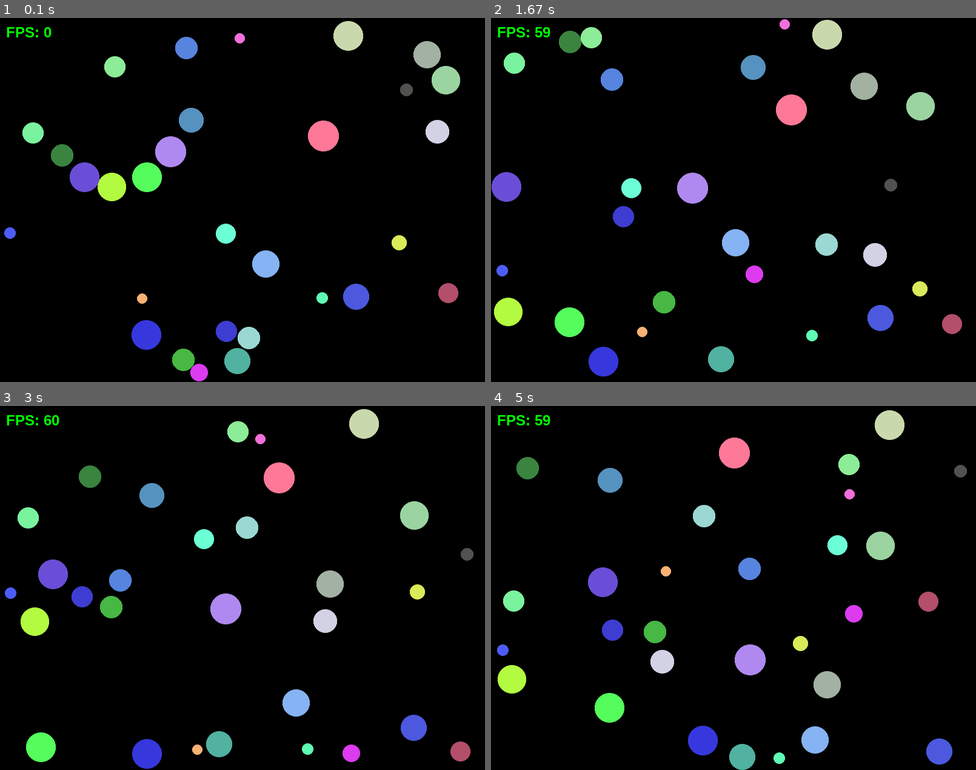
Above: before the commit, frames 1-4 (two rows, left to right).
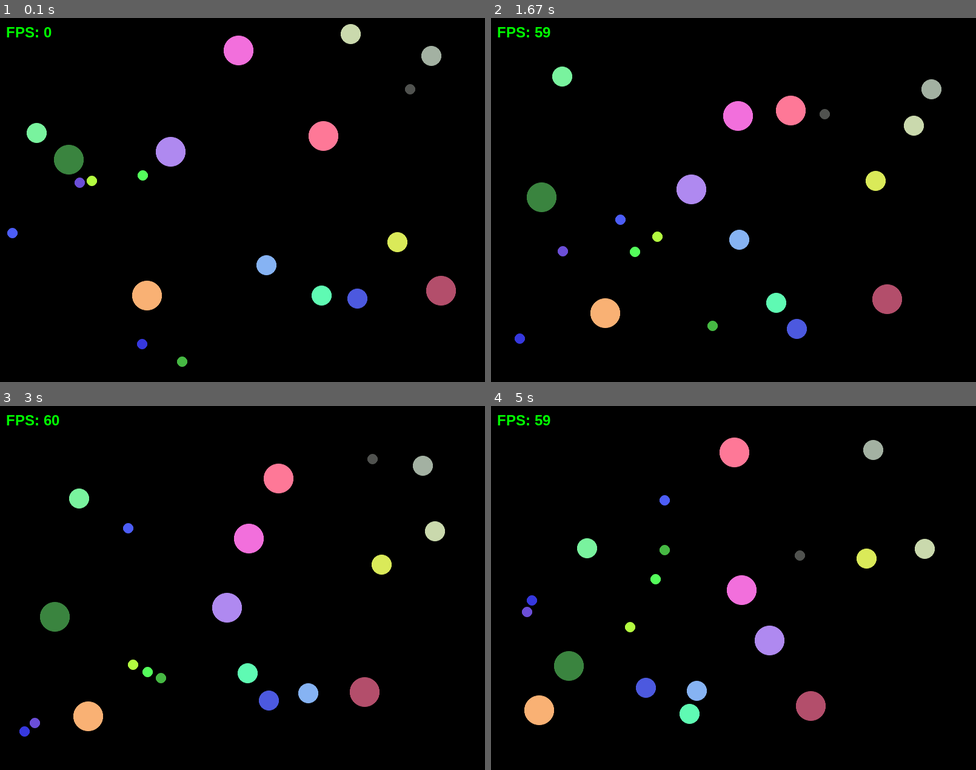
Above: after the commit, the same moments.

Repository: JustinDCosta/lab10-updated-pygame
Game: pygame game, started from main.py
Same seed, same stepped clock (60 frames per second), same inputs: the game is played once before the commit and once after it.
Inputs:
- Up to frame 1 (0.1 s): no input
- Up to frame 2 (1.67 s): no input
- Up to frame 3 (3 s): no input
- Up to frame 4 (5 s): no input

The runs differ from the first frame. In frame 1, 6.5% of the frame differs, in the area x 0-95%, y 0-100%; in frame 2, 9.5%; in frame 3, 9.7%; in frame 4, 11%, in the area x 1-99%, y 1-100%.

Commit message:
the updated versionfrom lab 10

Diff:
--- a/main.py
+++ b/main.py
@@ -19,11 +19,19 @@
 SCREEN_HEIGHT: int = 600
 FPS: int = 60
 
-CIRCLE_COUNT: int = 30  # Number of circles to simulate
-CIRCLE_MIN_RADIUS: int = 8
-CIRCLE_MAX_RADIUS: int = 25
-
-# Drastically reduced speeds so it looks smooth and readable
+# Circle population and size tiers used by random spawning.
+CIRCLE_COUNT: int = 20
+CIRCLE_SMALL_RADIUS: int = 8
+CIRCLE_MEDIUM_RADIUS: int = (CIRCLE_SMALL_RADIUS * 2)
+CIRCLE_BIG_RADIUS: int = (CIRCLE_SMALL_RADIUS * 3)
+CIRCLE_SIZE_OPTIONS: tuple[int, int, int] = (
+    CIRCLE_SMALL_RADIUS,
+    CIRCLE_MEDIUM_RADIUS,
+    CIRCLE_BIG_RADIUS,
+)
+CIRCLE_MAX_RADIUS: int = max(CIRCLE_SIZE_OPTIONS)
+
+# Velocity and steering caps.
 SPEED_MIN: int = 15
 SPEED_MAX: int = 40
 GLOBAL_MAX_SPEED: float = 180.0
@@ -34,32 +42,34 @@
 JITTER_ANGLE_MIN: float = -0.1
 JITTER_ANGLE_MAX: float = 0.1
 
-# Magnetic repel values
-MAGNETIC_RADIUS: float = 180.0  # How far away they detect each other
-MAGNETIC_FORCE: float = 800.0   # How hard they push away
+# Interaction tuning for repulsion/collision settling.
+MAGNETIC_RADIUS: float = 180.0
+MAGNETIC_FORCE: float = 800.0
 OVERLAP_SOLVER_PASSES: int = 8
+BASE_DAMPING_PER_60FPS_FRAME: float = 0.95
 
 
 @dataclass(slots=True)
 class Circle:
-    """Circle center position, velocity, and render color."""
+    """Represents a simulated entity with physics properties and a lifecycle."""
     x: float
     y: float
     vx: float
     vy: float
     color: tuple[int, int, int]
     radius: int
-    base_speed: float  # Normal wandering speed
-    lifespan: float    # random time before it dies
+    base_speed: float
+    lifespan: float
     max_speed: float = GLOBAL_MAX_SPEED
-    age: float = 0.0   # keeps track of how long it's been alive
+    age: float = 0.0
 
 
 def create_random_circle() -> Circle:
-    """Create one circle at a random position with random velocity."""
-    radius = random.randint(CIRCLE_MIN_RADIUS, CIRCLE_MAX_RADIUS)
-
-    # Make sure they spawn fully inside the screen
+    """Initialize a circle with randomized bounds, velocities, and lifespan."""
+    # Pick one of the explicit default size tiers instead of an arbitrary radius.
+    radius = random.choice(CIRCLE_SIZE_OPTIONS)
+
+    # Spawn within screen bounds
     x = random.randint(radius, SCREEN_WIDTH - radius)
     y = random.randint(radius, SCREEN_HEIGHT - radius)
 
@@ -70,8 +80,6 @@
     vy = random.choice([-1, 1]) * float(start_speed_y)
 
     base_speed = math.hypot(vx, vy)
-
-    # give it 30 to 180 secs to live
     lifespan = random.uniform(30.0, 180.0)
 
     color = (
@@ -84,13 +92,12 @@
 
 
 def create_circles(count: int) -> list[Circle]:
-    """Create a list of random circles."""
-    circles = [create_random_circle() for _ in range(count)]
-    return circles
+    """Generate the initial list of circle entities."""
+    return [create_random_circle() for _ in range(count)]
 
 
 def _build_spatial_grid(circles: list[Circle], cell_size: float) -> dict[tuple[int, int], list[Circle]]:
-    """partitions circles into a grid for fast neighbor lookups."""
+    """Partition circles into a spatial hash grid for O(1) local neighbor lookups."""
     grid: dict[tuple[int, int], list[Circle]] = {}
     for circle in circles:
         cell = (int(circle.x // cell_size), int(circle.y // cell_size))
@@ -101,24 +108,28 @@
 
 
 def _apply_boundary(circle: Circle) -> None:
-    # Use radius to bounce off the edges correctly
+    """Clamp positions to screen edges and invert velocity only if heading out of bounds."""
     if circle.x - circle.radius <= 0:
         circle.x = circle.radius
-        circle.vx *= -1
+        if circle.vx < 0:
+            circle.vx *= -1
     elif circle.x + circle.radius >= SCREEN_WIDTH:
         circle.x = SCREEN_WIDTH - circle.radius
-        circle.vx *= -1
+        if circle.vx > 0:
+            circle.vx *= -1
 
     if circle.y - circle.radius <= 0:
         circle.y = circle.radius
-        circle.vy *= -1
+        if circle.vy < 0:
+            circle.vy *= -1
     elif circle.y + circle.radius >= SCREEN_HEIGHT:
         circle.y = SCREEN_HEIGHT - circle.radius
-        circle.vy *= -1
+        if circle.vy > 0:
+            circle.vy *= -1
 
 
 def _clamp_position(circle: Circle) -> None:
-    """Clamp a circle to screen bounds without changing velocity."""
+    """Strictly constrain position to the screen without modifying momentum."""
     if circle.x - circle.radius <= 0:
         circle.x = circle.radius
     elif circle.x + circle.radius >= SCREEN_WIDTH:
@@ -131,7 +142,7 @@
 
 
 def _rotate_velocity(circle: Circle, angle_radians: float) -> None:
-    """Rotate a velocity vector by a small angle to create a wandering path."""
+    """Apply a rotation matrix to the velocity vector for wandering behavior."""
     new_vx = circle.vx * math.cos(angle_radians) - circle.vy * math.sin(angle_radians)
     new_vy = circle.vx * math.sin(angle_radians) + circle.vy * math.cos(angle_radians)
     circle.vx = new_vx
@@ -139,7 +150,7 @@
 
 
 def _clamp_speed(circle: Circle) -> None:
-    """Ensure the circle never exceeds its absolute maximum sprint speed."""
+    """Normalize and scale velocity if it exceeds the maximum allowed threshold."""
     speed = math.hypot(circle.vx, circle.vy)
     if speed > circle.max_speed and speed > 0:
         scale = circle.max_speed / speed
@@ -148,42 +159,45 @@
 
 
 def apply_random_trajectory_jitter(circle: Circle, dt: float) -> None:
-    """Keep movement slightly random, scaled by delta time."""
-    # scaling by dt * 60 keeps it consistent with a 60fps baseline
+    """Introduce slight random angular deviations to paths."""
     if random.random() < JITTER_CHANCE * (dt * 60.0):
         angle = random.uniform(JITTER_ANGLE_MIN, JITTER_ANGLE_MAX)
         _rotate_velocity(circle, angle)
 
 
 def _resolve_overlaps(circles: list[Circle]) -> bool:
-    """Resolve circle overlap using a spatial grid."""
+    """Detect and resolve physical overlaps using a spatial grid and proportional displacement."""
     separated_any = False
 
-    # safe cell size is roughly 2x the max radius for overlaps
     cell_size = float(CIRCLE_MAX_RADIUS * 2)
     grid = _build_spatial_grid(circles, cell_size)
 
-    # Accumulate all overlap corrections first, then apply in one pass.
-    # This avoids mutating positions while still using the old grid buckets.
+    # Accumulate corrections first, then apply in one shot at the end of the pass.
+    # This avoids mutating positions while we are still scanning neighbor pairs.
     accumulated_dx = {id(circle): 0.0 for circle in circles}
     accumulated_dy = {id(circle): 0.0 for circle in circles}
+    index_by_id = {id(circle): i for i, circle in enumerate(circles)}
 
     for circle in circles:
         cx, cy = int(circle.x // cell_size), int(circle.y // cell_size)
 
-        # check circle's cell and the 8 surrounding cells
         for dx in (-1, 0, 1):
             for dy in (-1, 0, 1):
                 neighbor_cell = (cx + dx, cy + dy)
                 if neighbor_cell in grid:
                     for other in grid[neighbor_cell]:
-                        # only check each pair once by comparing memory addresses
-                        if id(circle) >= id(other):
+                        circle_id = id(circle)
+                        other_id = id(other)
+
+                        # Prevent double-processing pairs
+                        if index_by_id[circle_id] >= index_by_id[other_id]:
                             continue
 
                         diff_x = circle.x - other.x
                         diff_y = circle.y - other.y
-                        min_distance = circle.radius + other.radius
+
+                        # Add a tiny buffer to prevent rendering artifacts on boundaries
+                        min_distance = circle.radius + other.radius + 3.0
                         distance = math.hypot(diff_x, diff_y)
 
                         if distance >= min_distance:
@@ -199,21 +213,35 @@
                             dir_y = diff_y / distance
                             overlap = min_distance - distance
 
-                        if circle.radius > other.radius:
-                            accumulated_dx[id(other)] -= dir_x * overlap
-                            accumulated_dy[id(other)] -= dir_y * overlap
-                        elif circle.radius < other.radius:
-                            accumulated_dx[id(circle)] += dir_x * overlap
-                            accumulated_dy[id(circle)] += dir_y * overlap
-                        else:
-                            half_overlap = overlap * 0.5
-                            accumulated_dx[id(circle)] += dir_x * half_overlap
-                            accumulated_dy[id(circle)] += dir_y * half_overlap
-                            accumulated_dx[id(other)] -= dir_x * half_overlap
-                            accumulated_dy[id(other)] -= dir_y * half_overlap
+                        # Calculate proportional displacement based on circle radii
+                        total_radius = circle.radius + other.radius
+                        ratio_circle = other.radius / total_radius
+                        ratio_other = circle.radius / total_radius
+
+                        accumulated_dx[circle_id] += dir_x * overlap * ratio_circle
+                        accumulated_dy[circle_id] += dir_y * overlap * ratio_circle
+                        accumulated_dx[other_id] -= dir_x * overlap * ratio_other
+                        accumulated_dy[other_id] -= dir_y * overlap * ratio_other
+
+                        # Relative velocity projected onto collision normal.
+                        rel_vx = circle.vx - other.vx
+                        rel_vy = circle.vy - other.vy
+
+                        inward_speed = rel_vx * dir_x + rel_vy * dir_y
+
+                        # Only apply bounce response when bodies are closing in.
+                        if inward_speed < 0:
+                            # 2.0 gives a strong rebound feel for this visual simulation.
+                            bounce_factor = 2.0
+
+                            circle.vx -= dir_x * inward_speed * ratio_circle * bounce_factor
+                            circle.vy -= dir_y * inward_speed * ratio_circle * bounce_factor
+                            other.vx += dir_x * inward_speed * ratio_other * bounce_factor
+                            other.vy += dir_y * inward_speed * ratio_other * bounce_factor
 
                         separated_any = True
 
+    # Apply positional corrections simultaneously
     for circle in circles:
         cid = id(circle)
         circle.x += accumulated_dx[cid]
@@ -224,24 +252,24 @@
 
 
 def _stabilize_positions(circles: list[Circle]) -> None:
-    """Iteratively separate overlaps and re-clamp to the screen bounds."""
+    """Iteratively separate overlaps without modifying standard velocity."""
+    # Multiple short passes are more stable than one large positional correction.
     for _ in range(OVERLAP_SOLVER_PASSES):
         changed = _resolve_overlaps(circles)
         for circle in circles:
-            _apply_boundary(circle)
+            _clamp_position(circle)
         if not changed:
             break
 
 
 def apply_magnetic_repel(circles: list[Circle], dt: float) -> None:
-    """Make smaller circles flee from larger ones using a spatial grid."""
+    """Apply continuous avoidance forces based on proximity and relative size."""
     if len(circles) < 2:
         return
 
     grid = _build_spatial_grid(circles, MAGNETIC_RADIUS)
     check_radius_sq = MAGNETIC_RADIUS * MAGNETIC_RADIUS
 
-    # Map circle id to accumulated force components
     force_x = {id(c): 0.0 for c in circles}
     force_y = {id(c): 0.0 for c in circles}
     is_repelled = {id(c): False for c in circles}
@@ -271,15 +299,16 @@
 
                         dir_x = diff_x / distance
                         dir_y = diff_y / distance
-                        strength = (proximity ** 2) * MAGNETIC_FORCE
-
-                        # Apply repel force based on size relationship
-                        if circle.radius <= other.radius:
-                            force_multiplier = 2.0 if circle.radius < other.radius else 1.0
-                            force_x[id(circle)] += dir_x * strength * force_multiplier
-                            force_y[id(circle)] += dir_y * strength * force_multiplier
+
+                        # Hierarchical avoidance: ONLY smaller circles flee from bigger ones.
+                        # Same-sized circles will ignore this and physically collide instead.
+                        if circle.radius < other.radius:
+                            strength = (proximity ** 2) * MAGNETIC_FORCE * 2.0
+                            force_x[id(circle)] += dir_x * strength
+                            force_y[id(circle)] += dir_y * strength
                             is_repelled[id(circle)] = True
 
+    # Integrate forces to velocity; circles with no nearby threats drift back toward base speed.
     for circle in circles:
         cid = id(circle)
         if is_repelled[cid]:
@@ -288,28 +317,44 @@
         else:
             current_speed = math.hypot(circle.vx, circle.vy)
             if current_speed > circle.base_speed:
-                circle.vx *= 0.95
-                circle.vy *= 0.95
+                damping = BASE_DAMPING_PER_60FPS_FRAME ** (dt * 60.0)
+                circle.vx *= damping
+                circle.vy *= damping
 
         _clamp_speed(circle)
 
 
 def lifecycle_system(circles: list[Circle], dt: float) -> None:
-    """Handle aging and rebirth of circles."""
+    """Handle aging and respawning of entities."""
     for i in range(len(circles)):
         circles[i].age += dt
         if circles[i].age >= circles[i].lifespan:
-            # Replace expired circle with a new one
             circles[i] = create_random_circle()
 
 
 def force_system(circles: list[Circle], dt: float) -> None:
-    """calculate and apply continuous forces like magnetism."""
+    """Calculate and apply continuous acceleration forces to entities."""
     apply_magnetic_repel(circles, dt)
 
+    # Apply boundary repulsion to prevent corner trapping
+    wall_margin = 50.0
+    wall_force = 1200.0
+
+    for circle in circles:
+        if circle.x < circle.radius + wall_margin:
+            circle.vx += wall_force * dt
+        elif circle.x > SCREEN_WIDTH - circle.radius - wall_margin:
+            circle.vx -= wall_force * dt
+
+        if circle.y < circle.radius + wall_margin:
+            circle.vy += wall_force * dt
+        elif circle.y > SCREEN_HEIGHT - circle.radius - wall_margin:
+            circle.vy -= wall_force * dt
+
 
 def motion_system(circles: list[Circle], dt: float) -> None:
-    """integrate velocity, handle overlap physics, and enforce boundaries."""
+    """Integrate velocity, handle physical collisions, and enforce boundaries."""
+    # Pre-pass removes any overlaps introduced by spawn/respawn before moving this frame.
     _stabilize_positions(circles)
 
     for circle in circles:
@@ -318,23 +363,25 @@
         apply_random_trajectory_jitter(circle, dt)
         _apply_boundary(circle)
 
+    # Post-pass resolves overlaps introduced by movement this frame.
     _stabilize_positions(circles)
 
 
 def update_circles(circles: list[Circle], dt: float) -> None:
-    """orchestrate all systems per frame."""
+    """Orchestrate all simulation systems per frame."""
+    # Update order matters: lifecycle -> force accumulation -> motion/collision solve.
     lifecycle_system(circles, dt)
     force_system(circles, dt)
     motion_system(circles, dt)
 
 
 def draw_background(screen: pygame.Surface) -> None:
-    """Render a plain black background."""
+    """Render the background."""
     screen.fill((0, 0, 0))
 
 
 def draw_circle(screen: pygame.Surface, circle: Circle) -> None:
-    """Draw one smooth anti-aliased colored circle."""
+    """Draw a single entity to the screen."""
     x, y = int(circle.x), int(circle.y)
     if gfxdraw is None:
         pygame.draw.circle(screen, circle.color, (x, y), circle.radius)
@@ -345,13 +392,13 @@
 
 
 def draw_circles(screen: pygame.Surface, circles: list[Circle]) -> None:
-    """Draw all circles to the screen."""
+    """Batch render all entities."""
     for circle in circles:
         draw_circle(screen, circle)
 
 
 def run() -> None:
-    """Main game loop."""
+    """Main execution loop."""
     pygame.init()
     screen = pygame.display.set_mode((SCREEN_WIDTH, SCREEN_HEIGHT))
     pygame.display.set_caption("Hierarchical Magnetic Circles")
@@ -363,6 +410,7 @@
     circles = create_circles(CIRCLE_COUNT)
     running = True
 
+    # Fixed-step render loop using frame delta for frame-rate independent motion.
     while running:
         for event in pygame.event.get():
             if event.type == pygame.QUIT:
Not shown, changed: JOURNAL.md
